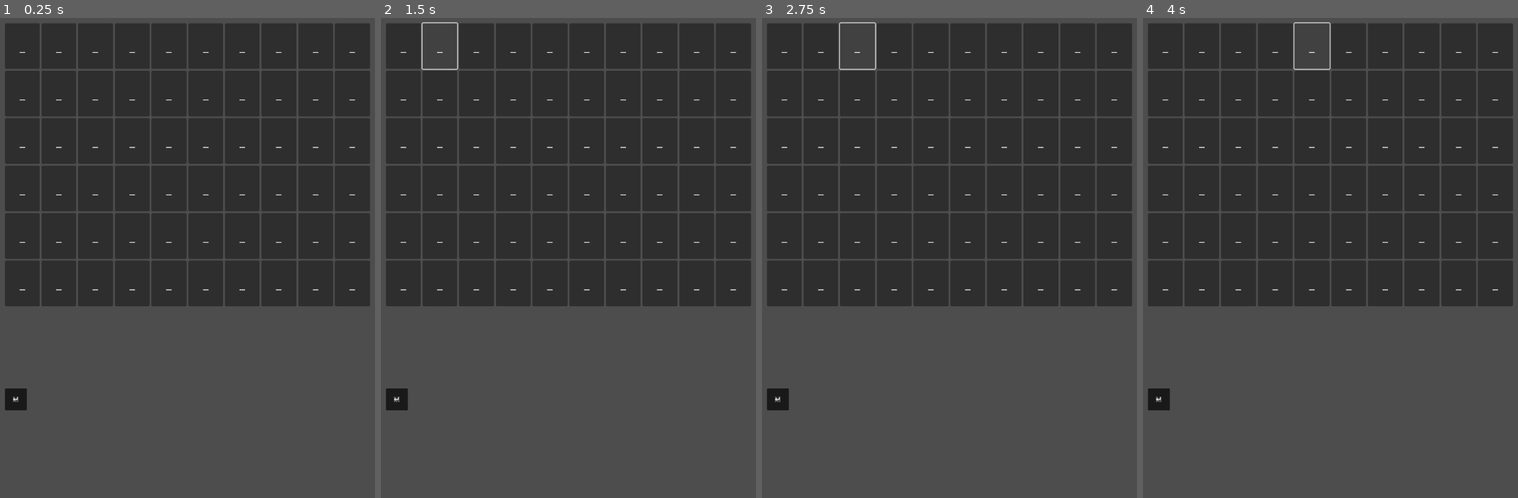
Above: before the commit, frames 1-4 (left to right).
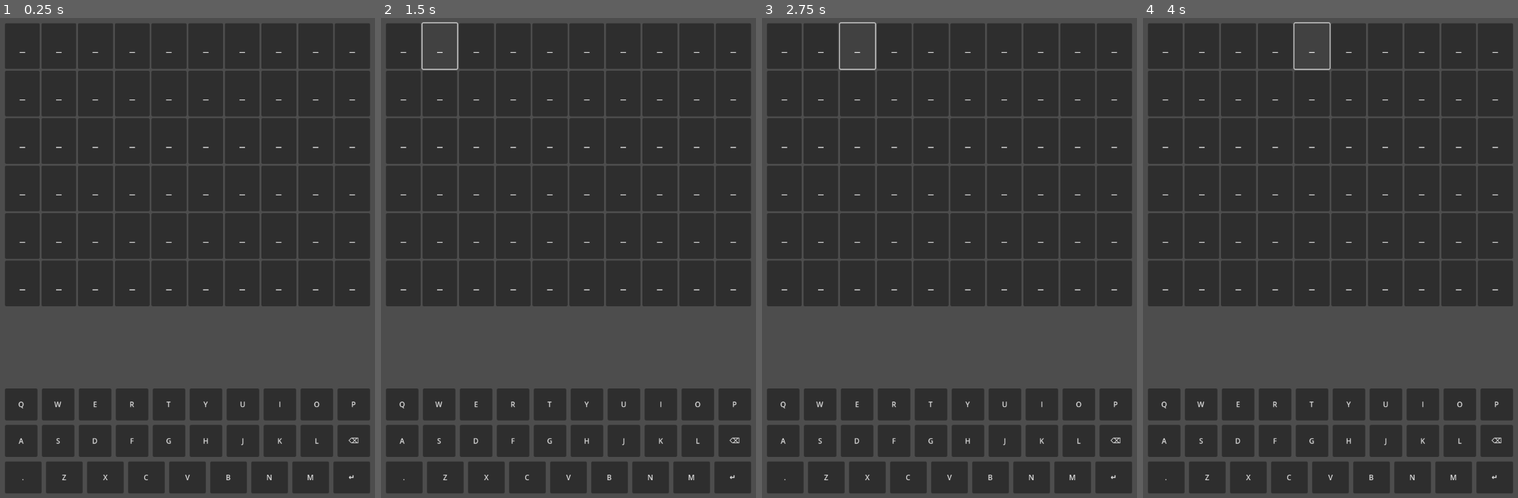
Above: after the commit, the same moments.

Repository: Pitrified/worble
Game: Godot game, scene res://game_board.tscn
The game is run twice, just before and just after one commit, with the same random seed, the same clock (stepped at 60 frames per second) and the same inputs.
Inputs:
- Up to frame 1 (0.25 s): no input
- Up to frame 2 (1.5 s): click "_" at 0.5 s; click "_" at 1.25 s
- Up to frame 3 (2.75 s): click "_" at 2 s
- Up to frame 4 (4 s): click "_" at 2.75 s; click "_" at 3.5 s

The runs differ from the first frame. In frame 1, 16% of the frame differs, in the area x 1-99%, y 77-100%; in frame 2, 16%; in frame 3, 16%; in frame 4, 16%.

Commit message:
Draw the keyboard directly for the right size

Diff:
--- a/keyboard.gd
+++ b/keyboard.gd
@@ -8,7 +8,6 @@
 	['.', 'Z', 'X', 'C', 'V', 'B', 'N', 'M', 'enter']
 ]
 
-var has_letters_board = false
 var letters_board = []
 var KB_LETTER_MARGIN = 10
 
@@ -16,41 +15,68 @@
 
 func build_keyboard():
 	print('building keyboard')
+
+	# remove the previous keyboard
+	remove_keyboard()
+	print('keyboard removed, rebuilding')
+
+	# compute the width available
+	var cur_size = get_size()
+	var width_available = cur_size.x
+	var position_ = Vector2(0, 0)
+	var letter_height = 70
+
 	for row in KB_LETTERS:
 		var letters_row = []
-		for letter in row:
-			var kb_btn = KbButton.new_kb_button(letter, _on_kb_button_kb_button_down)
-			add_child(kb_btn)
-			letters_row.append(kb_btn)
-		letters_board.append(letters_row)
-	has_letters_board = true
 
-func update_keyboard():
-	print('start updating keyboard')
-	if not has_letters_board:
-		build_keyboard()
-	print('do    updating keyboard')
-	var position_ = Vector2(0, 50)
-	print('position_', position_)
-	var cur_size = get_size()
-	var width_available = cur_size.x
-	for row in letters_board:
+		# based on the number of letters in the row, compute the width of each letter
 		var num_letters = row.size()
 		var width_available_for_letters = width_available - (num_letters - 1) * KB_LETTER_MARGIN
 		var letter_width = width_available_for_letters / num_letters
+
 		for letter in row:
-			letter.set_size(Vector2(letter_width, 50))
-			letter.set_position(position_)
+			# create a button for each letter
+			var kb_btn = KbButton.new_kb_button(letter, _on_kb_button_kb_button_down)
+			add_child(kb_btn)
+
+			# set the size and position of the button
+			kb_btn.set_size(Vector2(letter_width, letter_height))
+			kb_btn.set_position(position_)
+			# move to the next position
 			position_.x += letter_width + KB_LETTER_MARGIN
-		position_.y += 50 + KB_LETTER_MARGIN
+
+			letters_row.append(kb_btn)
+
+		# move to the next row
+		position_.y += letter_height + KB_LETTER_MARGIN
 		position_.x = 0
-	# letters_board[0][0].set_size(Vector2(50, 50))
-	# letters_board[0][0].set_position(Vector2(100, 50))
+		letters_board.append(letters_row)
 
-# func remove_keyboard():
-# 	for letter in letters_ls:
-# 		# remove_child(letter) # is this needed?
-# 		letter.queue_free()
+# func update_keyboard():
+# 	print('start updating keyboard')
+# 	var position_ = Vector2(0, 50)
+# 	print('position_', position_)
+# 	var cur_size = get_size()
+# 	var width_available = cur_size.x
+# 	for row in letters_board:
+# 		var num_letters = row.size()
+# 		var width_available_for_letters = width_available - (num_letters - 1) * KB_LETTER_MARGIN
+# 		var letter_width = width_available_for_letters / num_letters
+# 		for letter in row:
+# 			letter.set_size(Vector2(letter_width, 50))
+# 			letter.set_position(position_)
+# 			position_.x += letter_width + KB_LETTER_MARGIN
+# 		position_.y += 50 + KB_LETTER_MARGIN
+# 		position_.x = 0
+
+func remove_keyboard():
+	print('removing keyboard')
+	for row in letters_board:
+		print('removing row')
+		for letter in row:
+			print('removing letter')
+			# remove_child(letter) # is this needed?
+			letter.queue_free()
 
 # Called when the node enters the scene tree for the first time.
 func _ready():
@@ -80,4 +106,4 @@
 			pass # Control changed size; check new size
 			# with get_size().
 			print('board: resized', get_size())
-			update_keyboard()
+			# build_keyboard()
